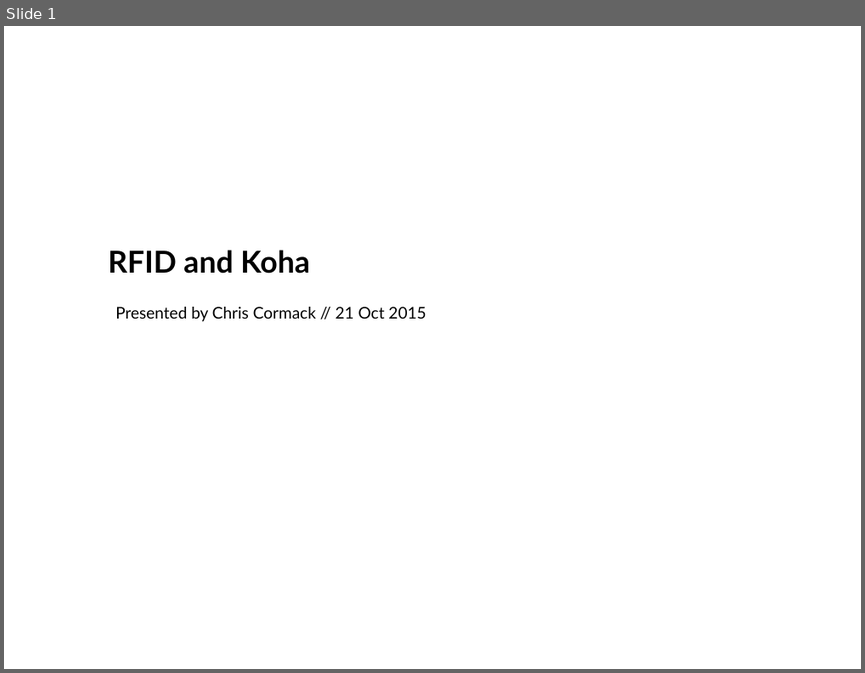
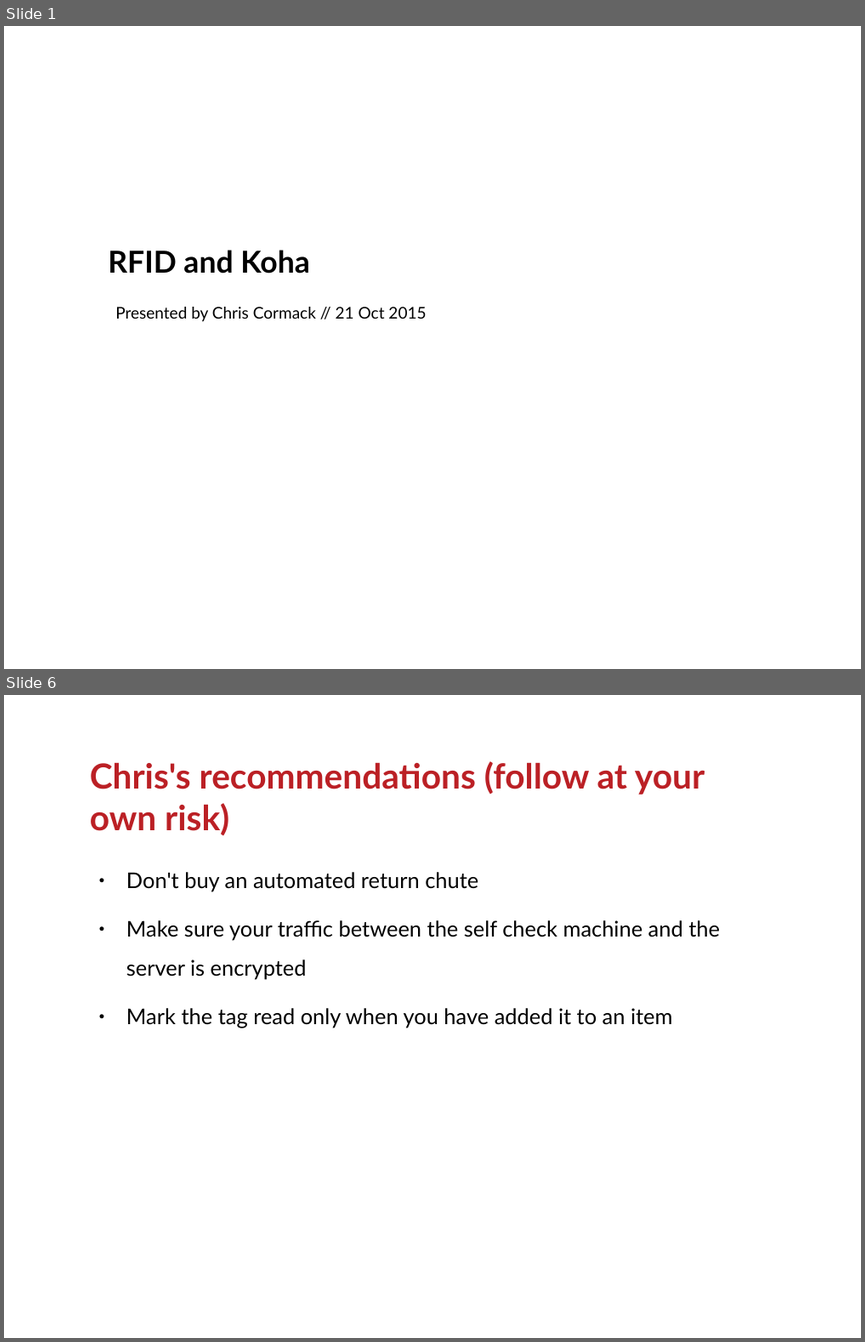
Before and after one commit to ranginui/presentation, a slide deck: kohacon15/rfid/rfid.odp. Shown one above the other, each under a label of ours: slide 1 before the commit, slides 1 and 6 after it; the slides between them are not shown. The pictures are 865x673 and 865x1342 pixels, drawn with LibreOffice and Linux fonts; fonts in the diff are those of the drawing; background and template pictures are left out. Boxes give left, top, right and bottom in pixels: in the first picture for what was removed or moved away, otherwise in the second. Text is boxed around its words. In the diff, an @@ line names an element or a change of style, - is before the commit and + after.

```diff
--- a/kohacon15/rfid/rfid.odp
+++ b/kohacon15/rfid/rfid.odp
@@ slide 6 added at (x1=4, y1=695, x2=861, y2=1338), background #FFFFFF @@
@@ title added at (x1=90, y1=761, x2=704, y2=835), 32 pt, text #BB2025, bold @@
+Chris's recommendations (follow at your own risk)
@@ text added at (x1=126, y1=872, x2=720, y2=1028), 20 pt, text #000000 @@
+● Don't buy an automated return chute
+● Make sure your traffic between the self check machine and the server is encrypted
+● Mark the tag read only when you have added it to an item
```
Also in this commit, not shown: 5 other slides added, 5 slides removed, 1 other file.
